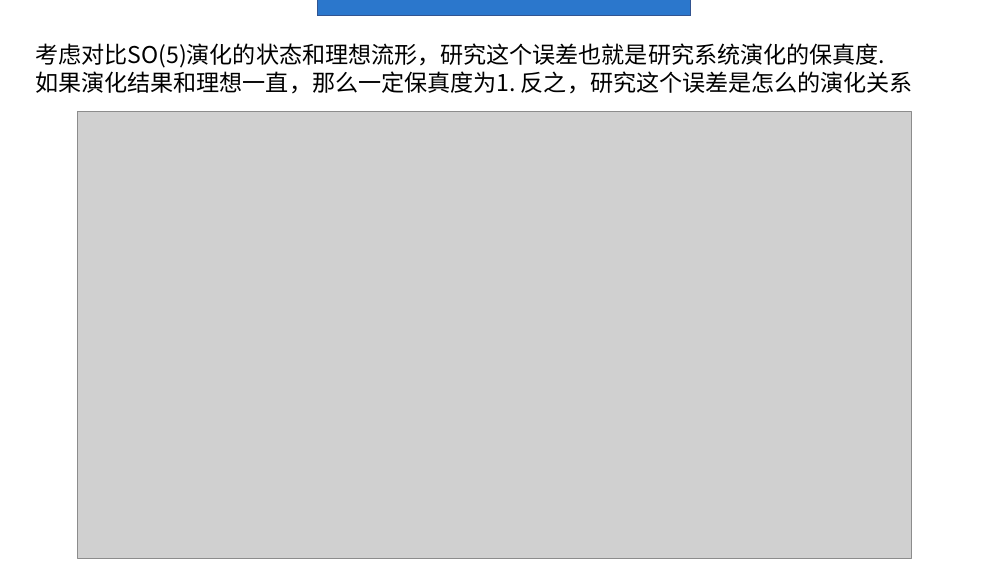
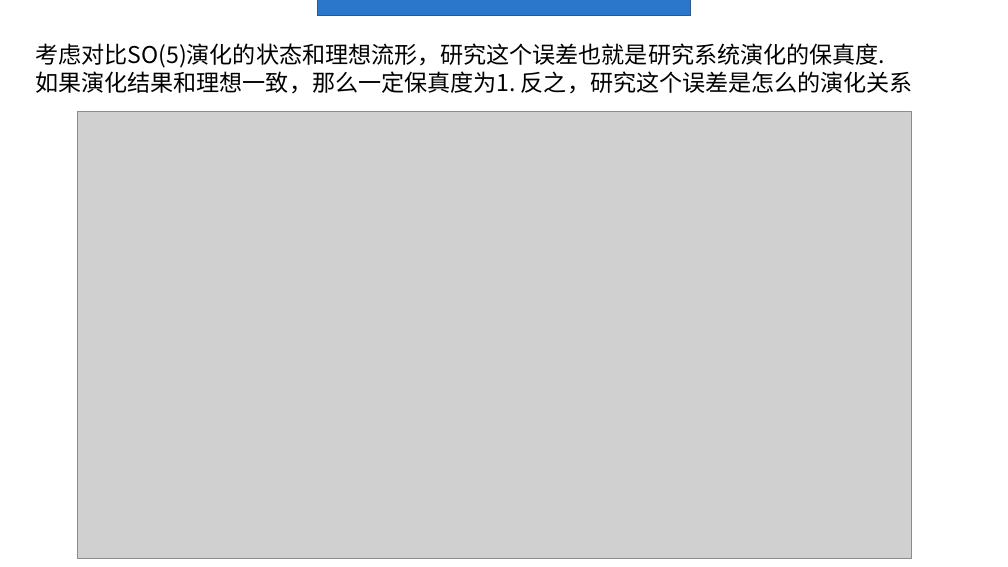
Before and after one commit to Asice-Cloud/quantummmm, a slide deck: slide 7 of inter/12.pptx. Drawn at 1008x567 pixels with LibreOffice and Linux fonts; fonts in the diff are those of the drawing; grey boxes stand for pictures. Boxes give left, top, right and bottom in pixels: in the first picture for what was removed or moved away, otherwise in the second. Text is boxed around its words. In the diff, an @@ line names an element or a change of style, - is before the commit and + after.

```diff
--- a/inter/12.pptx
+++ b/inter/12.pptx
@@ text at box(35, 67, 913, 94): text changed @@
-如果演化结果和理想一直，那么一定保真度为1. 反之，研究这个误差是怎么的演化关系
+如果演化结果和理想一致，那么一定保真度为1. 反之，研究这个误差是怎么的演化关系
```
Also in this commit, not shown: 2 other slides changed.
